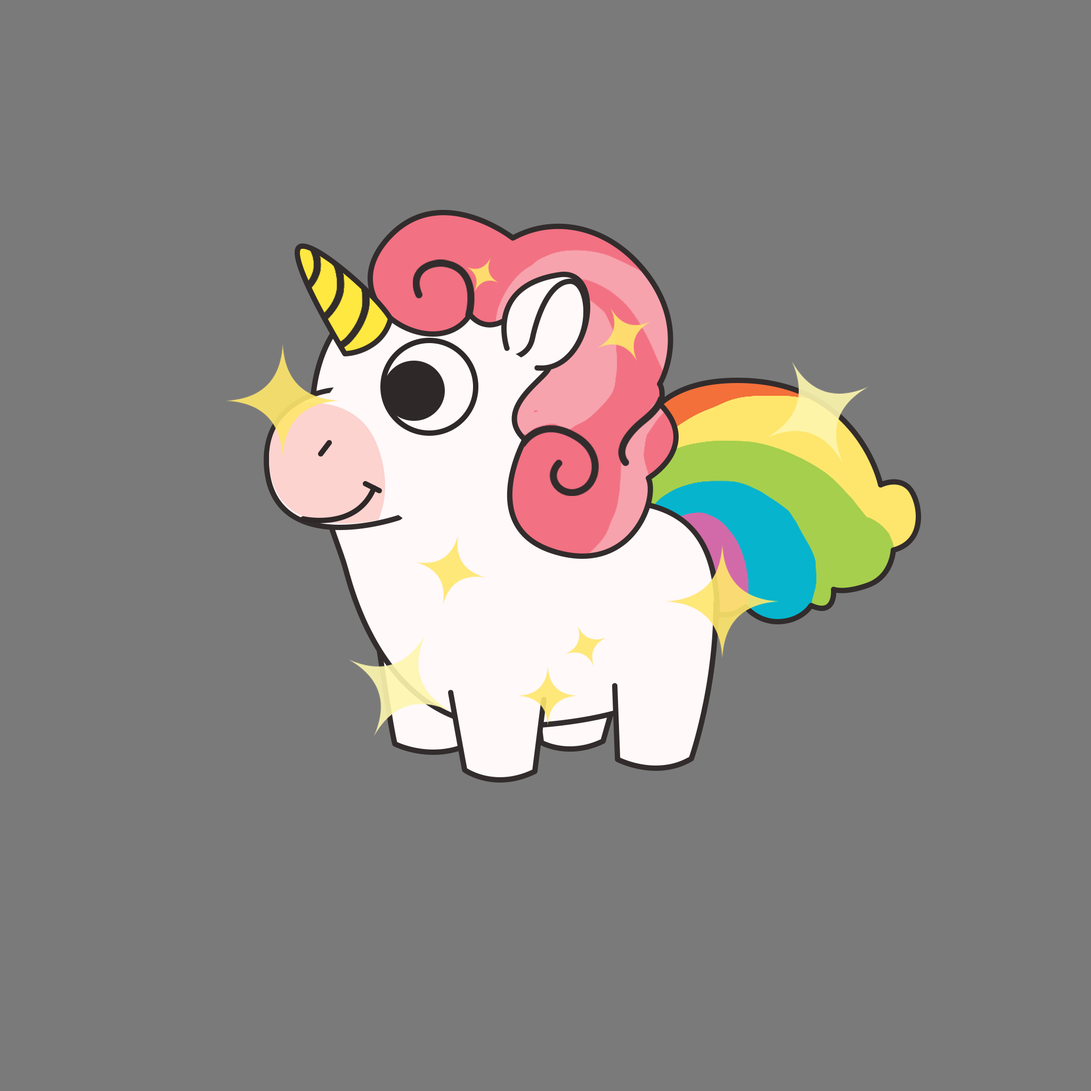
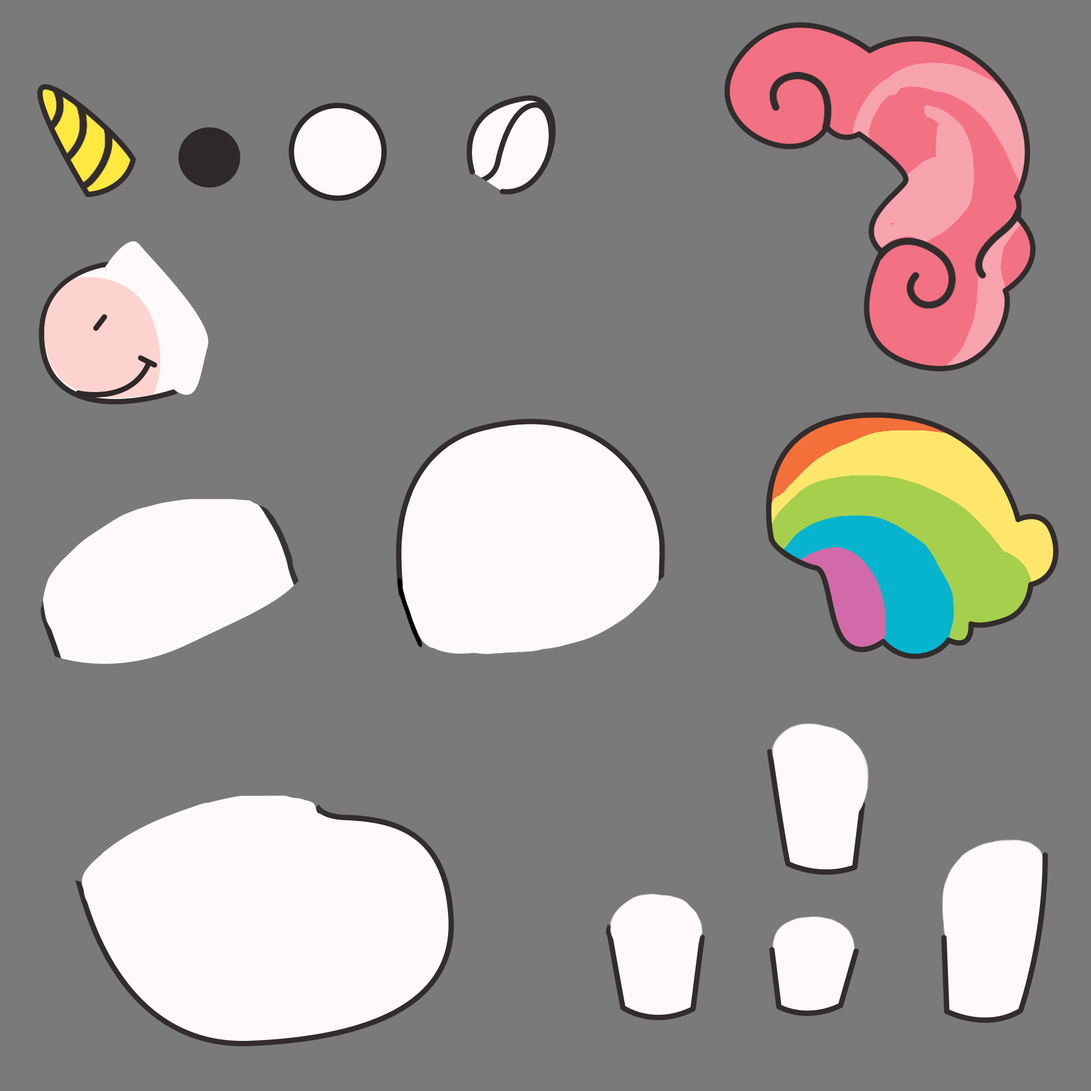
Layer changes from the first 1091 × 1091 image to the second:
added group "unicorn copy" with 32 layers above "unicorn" over (37, 22, 1059, 1047)
added layer "Shape 32" (1st of 2, in "unicorn copy") in group "unicorn copy" over (38, 277, 161, 405)
added layer "Shape 31" (1st of 2, in "unicorn copy") in group "unicorn copy" over (44, 241, 209, 399)
added layer "Shape 31 copy" (1st of 2, in "unicorn copy") in group "unicorn copy" over (38, 261, 188, 405)
added layer "Shape 28" (1st of 2, in "unicorn copy") in group "unicorn copy" over (941, 852, 1049, 1024)
added layer "Layer 33" in group "unicorn copy" over (942, 839, 1045, 949)
added layer "Shape 36" (1st of 2, in "unicorn copy") in group "unicorn copy" over (37, 84, 136, 198)
added layer "Shape 42" (1st of 2, in "unicorn copy") in group "unicorn copy" over (770, 71, 1023, 309)
added layer "Layer 27" (1st of 2, in "unicorn copy") in group "unicorn copy" over (852, 62, 1037, 372)
added layer "Shape 39" (1st of 2, in "unicorn copy") in group "unicorn copy" over (724, 22, 1037, 372)
added layer "Layer 35" in group "unicorn copy" over (395, 418, 666, 656)
added layer "Layer 36" in group "unicorn copy" over (40, 498, 300, 665)
added layer "Shape 26 copy" in group "unicorn copy" over (75, 795, 455, 1047)
added layer "Layer 26" (1st of 2, in "unicorn copy") in group "unicorn copy" over (720, 354, 1059, 660)
added layer "Shape 43" (1st of 2, in "unicorn copy") in group "unicorn copy" over (766, 412, 1059, 660)
added layer "Shape 29" (1st of 2, in "unicorn copy") in group "unicorn copy" over (767, 749, 866, 876)
hid group "unicorn" (2nd of 3) (25 layers) over (225, 207, 1039, 788)
hid "Polygon 1 copy 5" (2nd of 2, in "unicorn") over (225, 257, 869, 737)
painted on "Shape 31 copy" (2nd of 2, in "unicorn") over (263, 387, 365, 510)
painted on "Shape 39" (2nd of 2, in "unicorn") over (384, 223, 537, 337)
…and 20 more changes (13 added, 7 painted)
